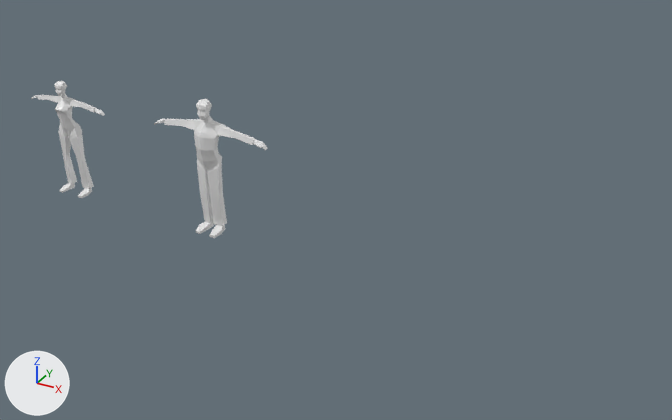
The Blender file fullmaleandfemale.blend, before and after one commit.
Before and after are seen from a 50 mm lens placed at (8.89, -8.51, 5.75), pointed at (4.07, 0.12, 0.68). Every picture has the same lights, and +X, +Y and +Z are marked at lower left.

The first picture shows 'femaqle', 'male'.
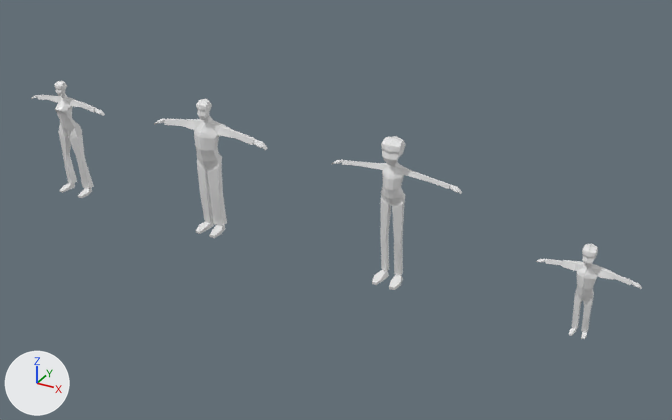
Where the change shows, as pixel boxes (x1, y1, x2, y2) in the pictures (672 x 420 px):
'male.001', added: after (331, 136, 462, 290)
'male.002', added: after (536, 244, 642, 339)

The edits, one by one:
Mesh me_cube_003 is new.
It has 161 vertices, 147 faces and spans x 0.01..3.54, y -0.01..1.23, z -4.03..2.92.
It uses material mat_material_001 (white #e7e7e7).
Mesh me_cube_002 is new.
It has 161 vertices, 146 faces and spans x 0.0..5.16, y -1.32..0.57, z -8.1..3.59.
It uses material mat_material_001 (white #e7e7e7).
Object 'male.002' (ob_male_002) is new; it shows me_cube_003.
Its location is (7.125, -0.155, 0.67).
Its scale is (0.155, 0.155, 0.155).
It gains a MIRROR modifier named 'Mirror'.
Modifier setting: use_clip = True.
Object 'male.001' (ob_male_001) is new; it shows me_cube_002.
Its location is (4.867, 0.0, 1.266).
Its scale is (0.155, 0.155, 0.155).
It gains a MIRROR modifier named 'Mirror'.
Modifier setting: use_clip = True.
